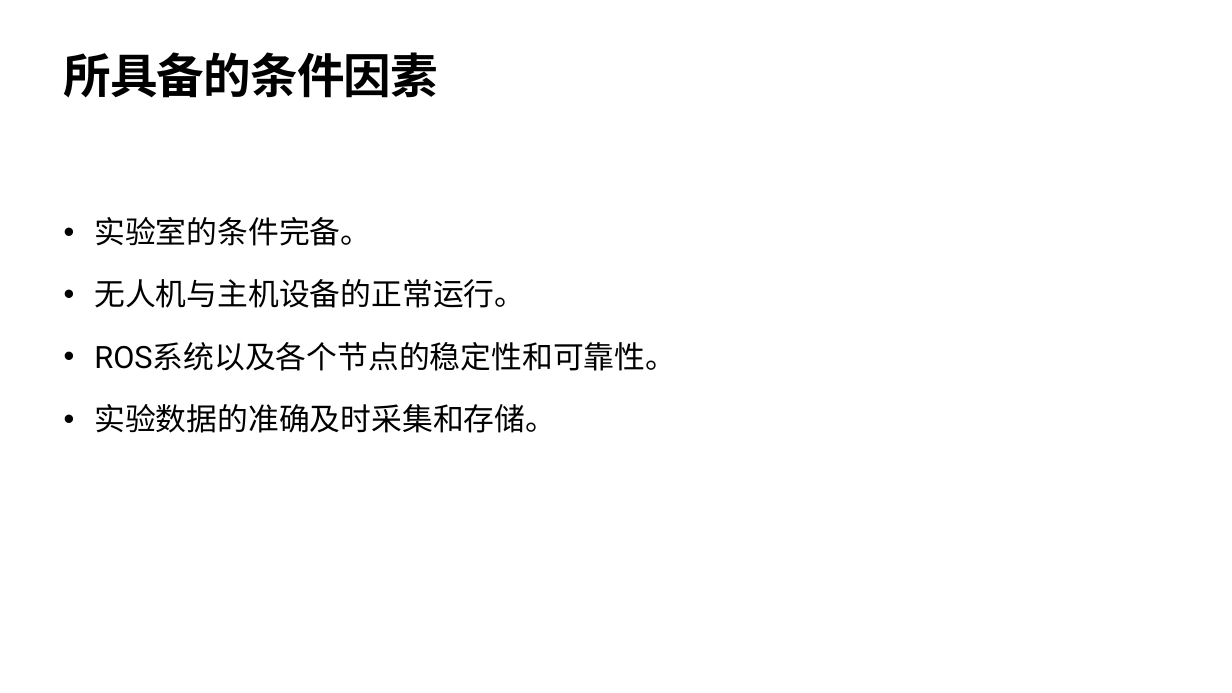
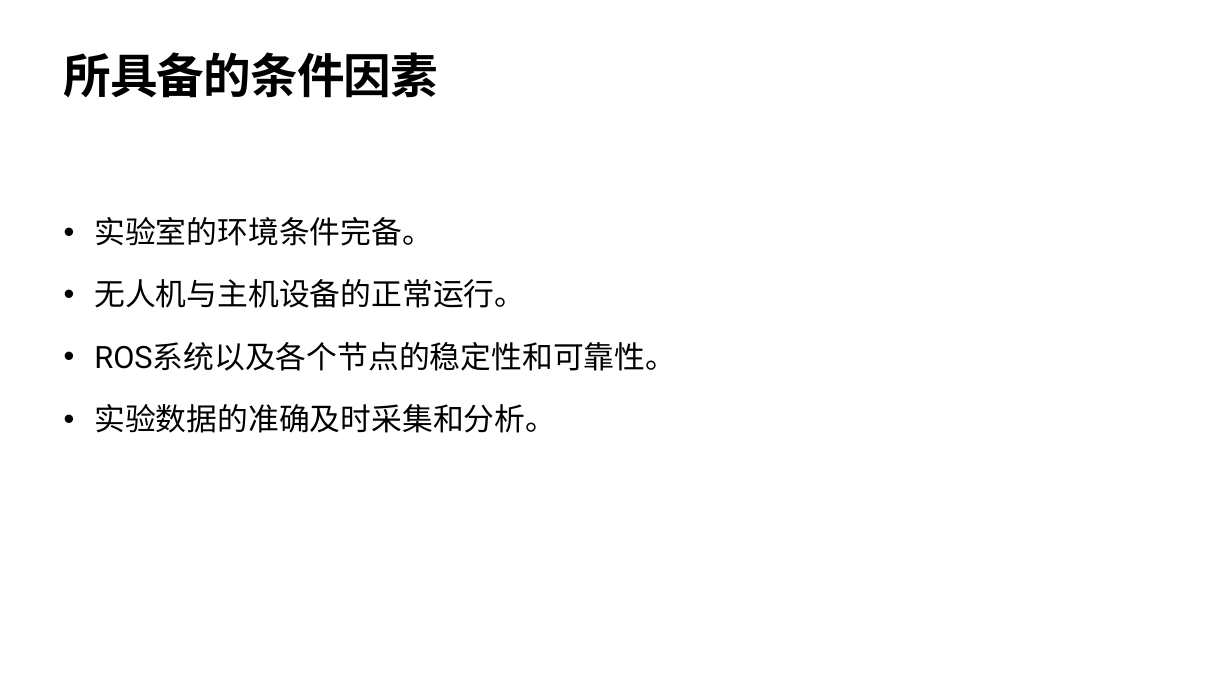
Before and after one commit to HuaYuXiao/AStar-Planner, a slide deck: slide 10 of 报告论文/开题报告/开题报告-华羽霄.pptx. Drawn at 1232x693 pixels with LibreOffice and Linux fonts; fonts in the diff are those of the drawing; background and template pictures are left out. Boxes give left, top, right and bottom in pixels: in the first picture for what was removed or moved away, otherwise in the second. Text is boxed around its words. In the diff, an @@ line names an element or a change of style, - is before the commit and + after.

```diff
--- a/报告论文/开题报告/开题报告-华羽霄.pptx
+++ b/报告论文/开题报告/开题报告-华羽霄.pptx
@@ text at <box>94,217,433,246</box>: text changed @@
-• 实验室的条件完备。
+• 实验室的环境条件完备。
@@ text at <box>94,404,556,433</box>: text changed @@
-• 实验数据的准确及时采集和存储。
+• 实验数据的准确及时采集和分析。
```
Also in this commit, not shown: 7 other slides changed, 3 other files.
